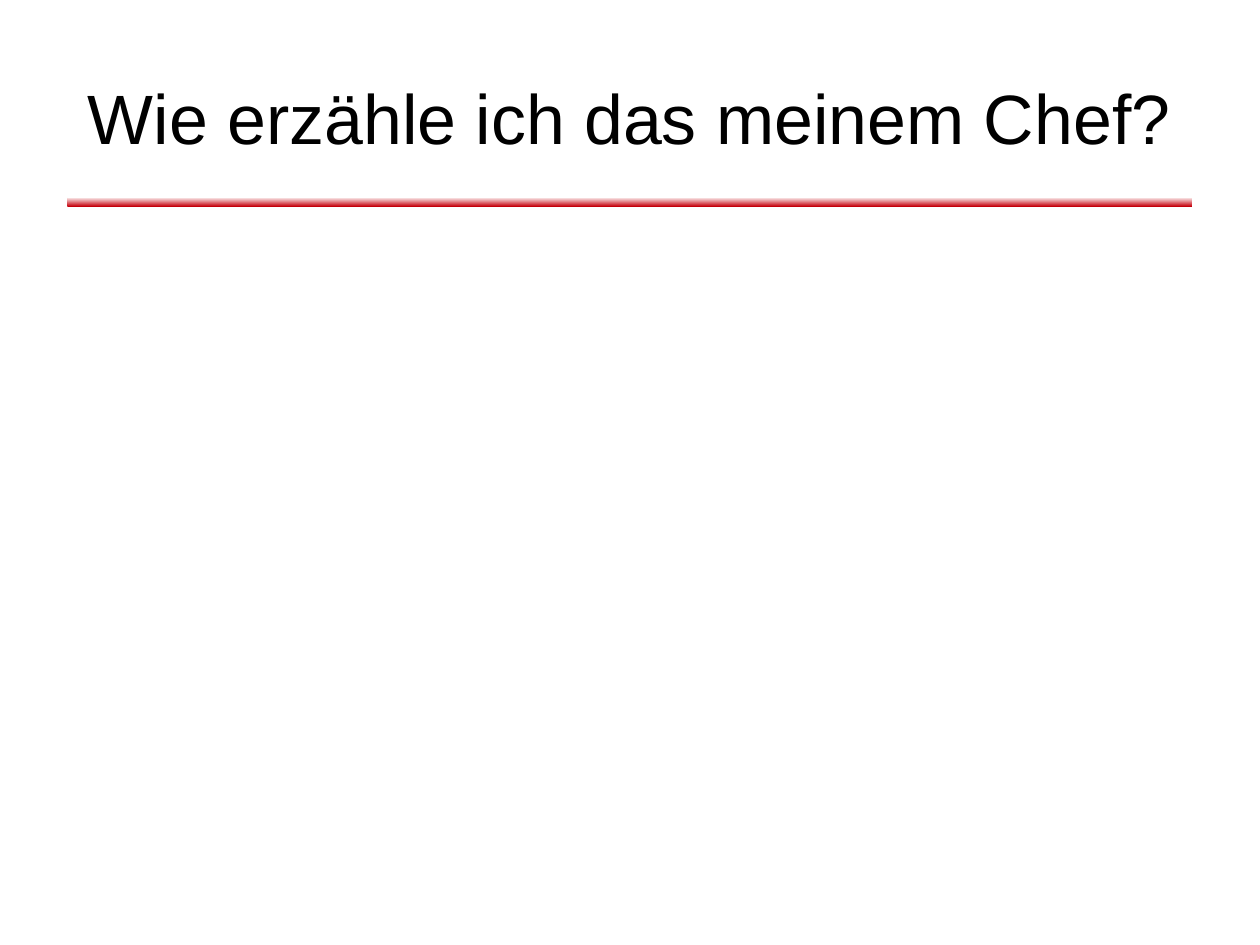
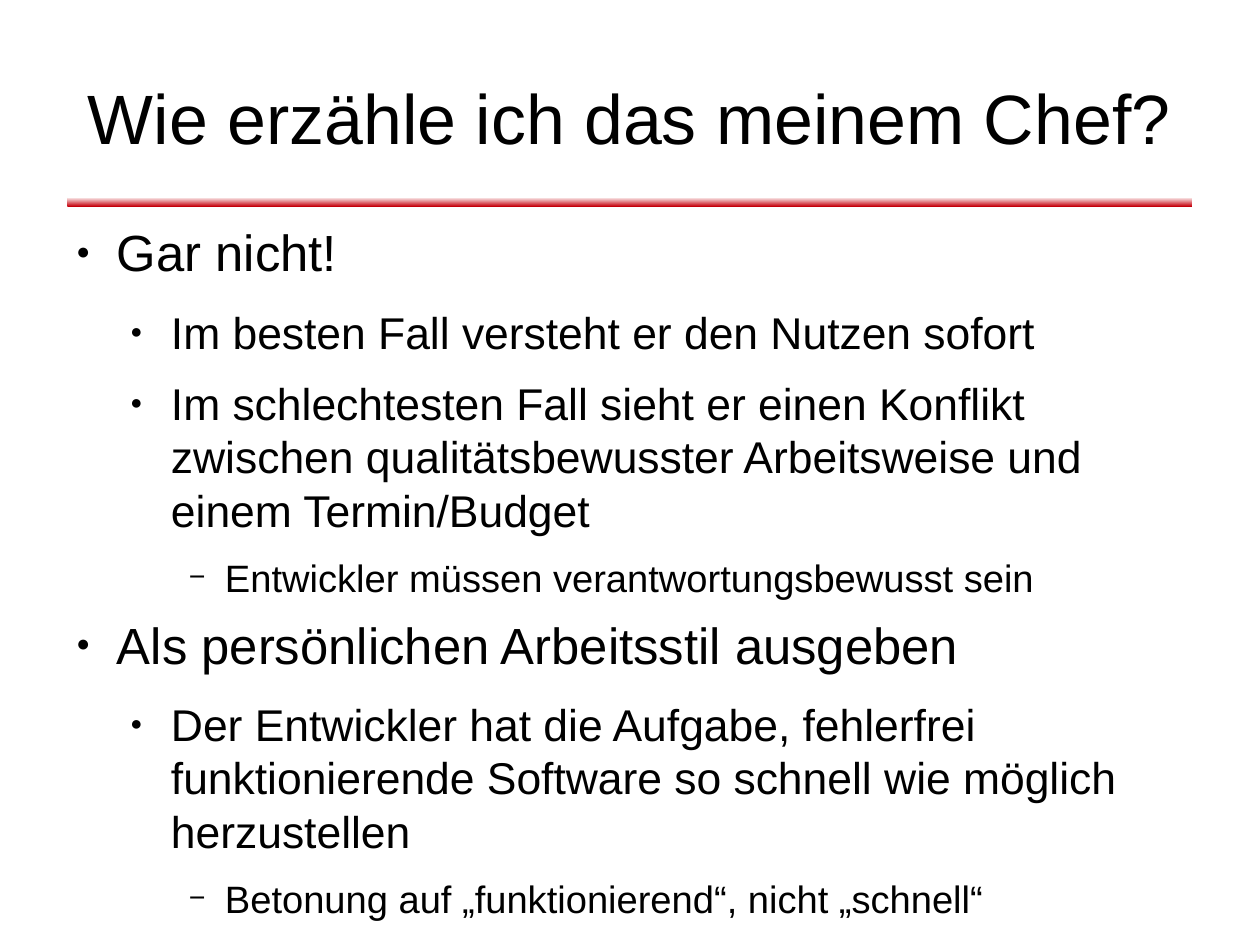
Before and after one commit to dlindner/vorlesung-se2-dhbw, a slide deck: slide 13 of added_2010/Refactoring (2010).odp. Drawn at 1260x945 pixels with LibreOffice and Linux fonts; fonts in the diff are those of the drawing; background and template pictures are left out. Boxes give left, top, right and bottom in pixels: in the first picture for what was removed or moved away, otherwise in the second. Text is boxed around its words. In the diff, an @@ line names an element or a change of style, - is before the commit and + after.

```diff
--- a/added_2010/Refactoring (2010).odp
+++ b/added_2010/Refactoring (2010).odp
@@ text added at bbox=[117, 234, 1116, 849], 28 pt, text #000000 @@
+● Gar nicht!
+  ● Im besten Fall versteht er den Nutzen sofort
+  ● Im schlechtesten Fall sieht er einen Konflikt zwischen qualitätsbewusster Arbeitsweise und einem Termin/Budget
+    − Entwickler müssen verantwortungsbewusst sein
+● Als persönlichen Arbeitsstil ausgeben
+  ● Der Entwickler hat die Aufgabe, fehlerfrei funktionierende Software so schnell wie möglich herzustellen
+    − Betonung auf „funktionierend“, nicht „schnell“
```
Also in this commit, not shown: 8 other slides changed, 2 slides added, 1 slide removed, 1 other file.
